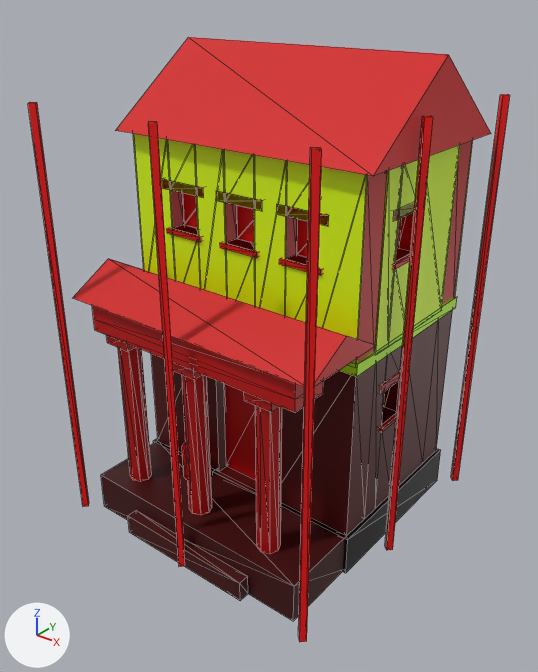
An edit to the glTF model game/models/common_housing_7_lod1.glb, drawn before and after from the same camera.
Camera for both pictures: a camera (50 mm lens) standing at (3.76, -4.52, 3.45) and looking at (1.04, -1.11, 1.33). Arrows for +X, +Y and +Z are at lower left; the lights stay in place. The older version comes first. Mesh edges are drawn as thin lines. Vertices at exactly the same position are counted once.

Names of what the first picture shows: 'common_housing_7_lod1'.
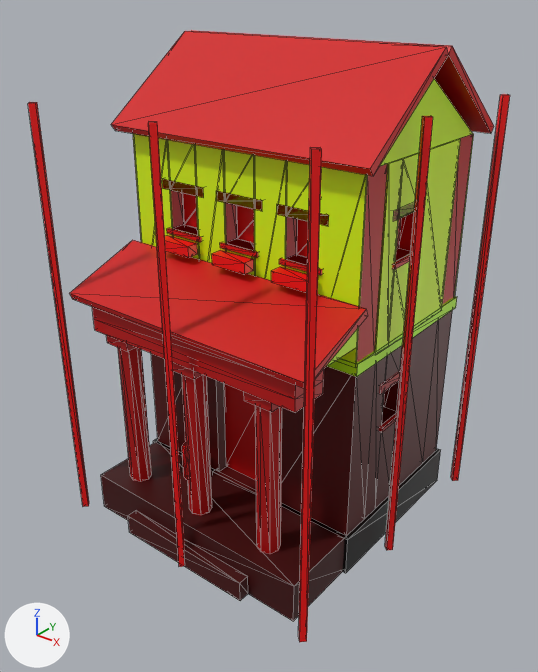
Patch to the scene script:
```diff
--- a/game/models/common_housing_7_lod1.glb.py
+++ b/game/models/common_housing_7_lod1.glb.py
@@ me_common_housing_7_lod1 @@
 # used by ob_common_housing_7_lod1; location = (0.0, 0.0, 0.0)
-me_common_housing_7_lod1.from_pydata(...)  # 678 vertices, 1282 faces; spans x 0.0..2.0, y -2.0..0.0, z 0.0..3.08
+me_common_housing_7_lod1.from_pydata(...)  # 712 vertices, 1342 faces; spans x 0.0..2.0, y -2.0..0.0, z 0.0..3.12
+# me_common_housing_7_lod1 part 1: a new loose piece, a box spanning x 0.435..0.69, y -1.465..-1.385, z 1.89..1.96, in mat_defaultmaterial
+# me_common_housing_7_lod1 part 2: a new loose piece, a box spanning x 0.885..1.14, y -1.465..-1.385, z 1.89..1.96, in mat_defaultmaterial
+# me_common_housing_7_lod1 part 3: a new loose piece, a box spanning x 1.335..1.59, y -1.465..-1.385, z 1.89..1.96, in mat_defaultmaterial
+# me_common_housing_7_lod1 part 4: the loose piece of 3 vertices spanning x 1.85, y -1.83..-1.35, z 1.61..1.71 is rebuilt with 3 vertices and now spans x 1.85, y -1.85..-1.36, z 1.61..1.76
+# me_common_housing_7_lod1 part 5
+# 4 vertices are removed from x 0.08..1.92, y -1.9..-1.27, z 1.61..1.78
+# 6 faces are deleted
+# 2 vertices move from x 0.08..1.92, y -1.59..-1.27, z 1.61..1.78 to x 0.09..1.91, y -1.93..-1.91, z 1.61..1.65
+# 6 vertices are added at (1.91, -1.91, 1.61), (0.09, -1.36, 1.81), (1.91, -1.36, 1.81), (0.09, -1.93, 1.65), (0.09, -1.38, 1.86), (1.91, -1.38, 1.86)
+# 12 new faces join them
+# me_common_housing_7_lod1 part 6
+# 6 faces are deleted
+# 8 vertices are added at x 0.07..1.93, y -1.46..-0.04, z 2.62..3.12
+# 24 new faces join them
+# other edits to the shape of me_common_housing_7_lod1 do not show in these pictures
 me_common_housing_7_lod1.materials.append(mat_defaultmaterial)
```

Boxes (x1, y1, x2, y2) around the edits, measured in the pictures (538 x 672 px):
'common_housing_7_lod1', reshaped
    before: (28, 37, 510, 642)
    after: (28, 30, 510, 642)
part 1 of me_common_housing_7_lod1, added (red)
    after: (165, 235, 198, 258)
part 2 of me_common_housing_7_lod1, added (red)
    after: (212, 250, 254, 274)
part 3 of me_common_housing_7_lod1, added (red)
    after: (271, 267, 307, 293)
part 4 of me_common_housing_7_lod1, rebuilt (not visible before)
    after: (327, 328, 358, 366)
part 5 of me_common_housing_7_lod1, built on
    before: (73, 259, 376, 387)
    after: (70, 240, 368, 388)
part 6 of me_common_housing_7_lod1, built on
    before: (116, 37, 491, 176)
    after: (111, 30, 494, 176)
